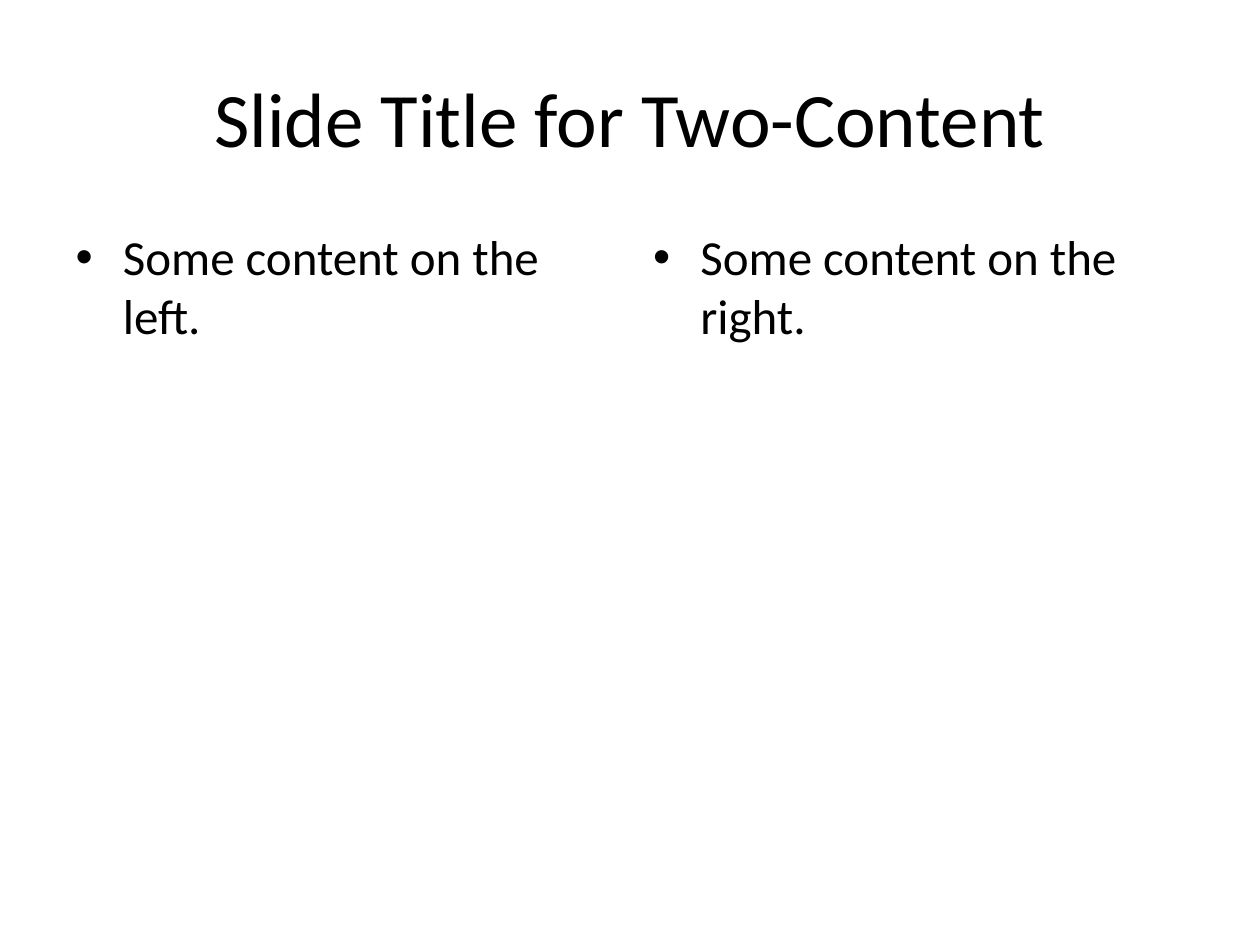
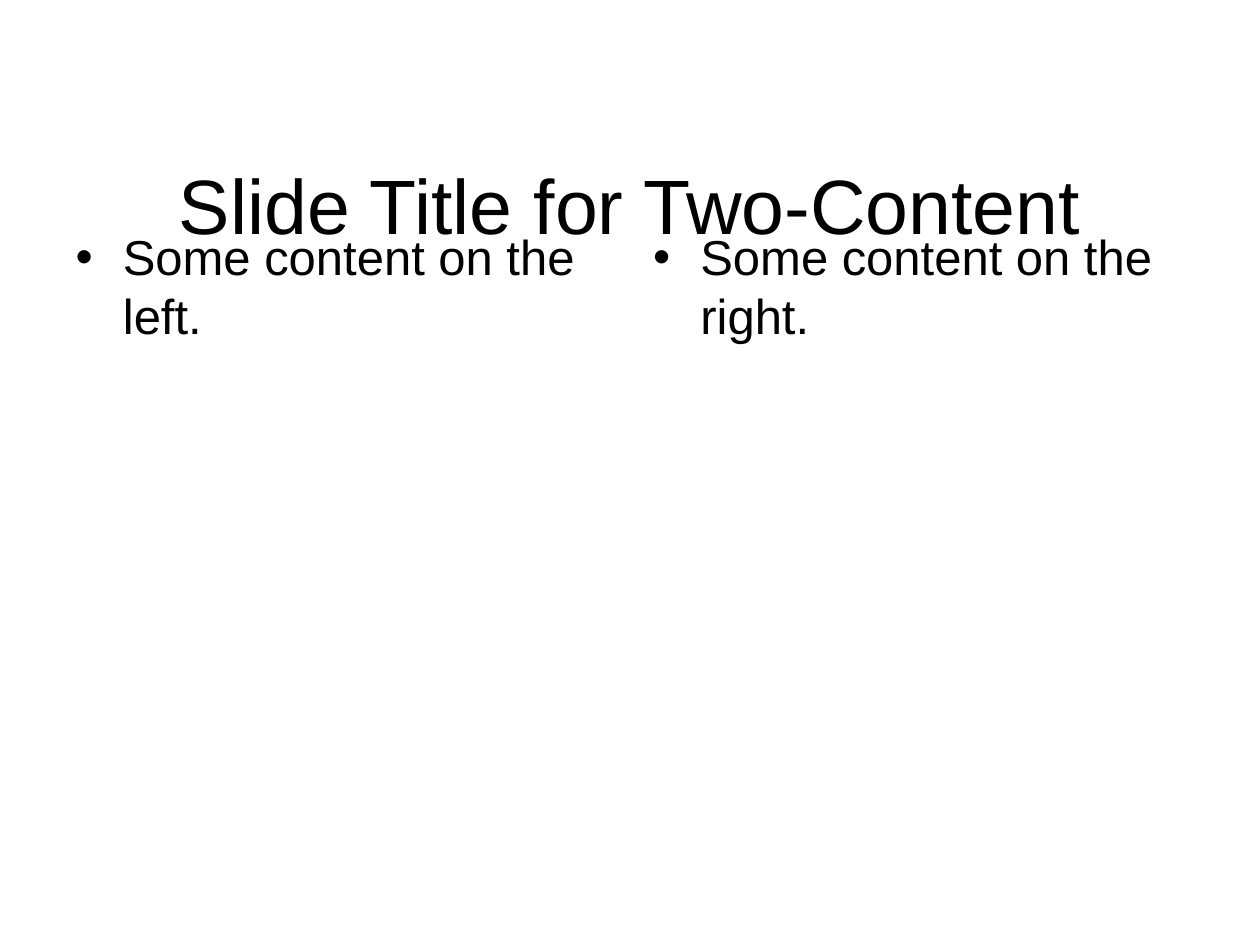
Before and after one commit to rmlane/bscContentHelpers, a slide deck: slide 4 of inst/rmd_files/uic_ref.pptx. Drawn at 1260x945 pixels with LibreOffice and Linux fonts; fonts in the diff are those of the drawing; background and template pictures are left out. Boxes give left, top, right and bottom in pixels: in the first picture for what was removed or moved away, otherwise in the second. Text is boxed around its words. In the diff, an @@ line names an element or a change of style, - is before the commit and + after.

```diff
--- a/inst/rmd_files/uic_ref.pptx
+++ b/inst/rmd_files/uic_ref.pptx
@@ font Calibri to Arial in 3 elements at [123,239,574,335], [700,239,1152,344], [179,178,1079,249] @@
@@ title "Slide Title for Two-Content": place and size @@
-title "Slide Title for Two-Content" at [214,93,1045,148]
+title "Slide Title for Two-Content" at [179,178,1079,249]
```
Also in this commit, not shown: 3 other slides changed, 5 other files.
